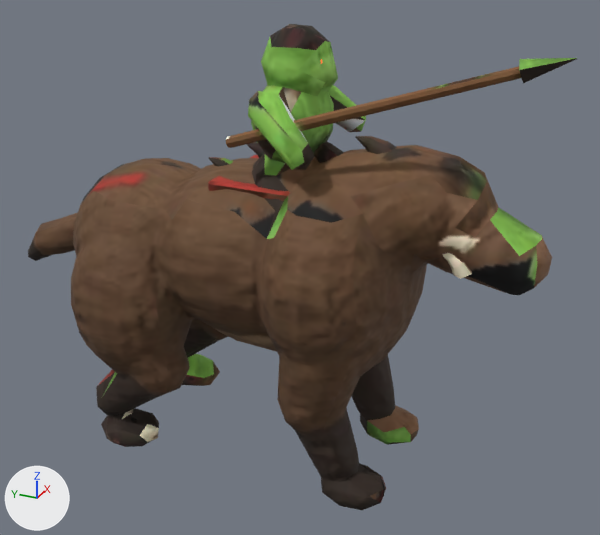
The glTF model assets/3d/monstres/boarrider.glb as it was, and as the next commit left it.
Camera for both pictures: a 50 mm lens placed at (-0.595, -0.284, 0.484), pointed at (0.012, -0.011, 0.18). The axes (+X, +Y, +Z) are drawn at lower left. The lights are the same throughout. The first picture is the older version. Vertices at exactly the same position are counted once.

In view in the first picture: 'chevaucheur_sanglier_peau'.
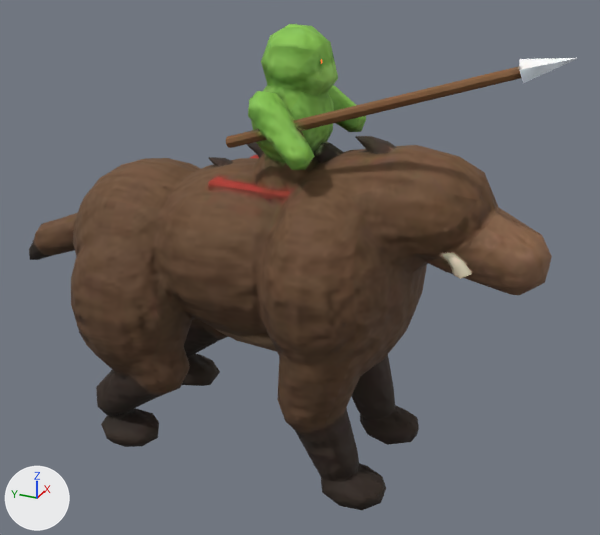
What changed in the scene script:
```text
Change me_chevaucheur_sanglier_peau:
    where me_chevaucheur_sanglier_peau.from_pydata(...)  # 1082 vertices, 2124 faces; spans x -0.1..0.1, y -0.226..0.285, z -0.001..0.389
    used by ob_chevaucheur_sanglier_peau; location = (0.0, 0.0, 0.0)
    me_chevaucheur_sanglier_peau part 1
    8 vertices are removed from x -0.026..0.035, y 0.0..0.021, z 0.299..0.331
    29 faces are deleted
    3 vertices move from x -0.033..0.003, y -0.037..0.005, z 0.286..0.302 to x -0.03..0.003, y -0.037..0.008, z 0.286..0.302
    8 vertices are added at x -0.027..0.036, y -0.006..0.021, z 0.299..0.331
    29 new faces join them
    me_chevaucheur_sanglier_peau part 2
    10 vertices are removed from x -0.025..0.008, y -0.222..-0.176, z 0.213..0.263
    31 faces are deleted
    1 vertex moves from x 0.011, y -0.211, z 0.245 to x 0.009, y -0.212, z 0.246
    9 vertices are added at x -0.025..0.009, y -0.222..-0.175, z 0.214..0.263
    29 new faces join them
    me_chevaucheur_sanglier_peau part 3: 738 kept faces spanning x -0.08..0.083, y -0.226..0.265, z 0.001..0.389 get new texture (UV) coordinates
```

What differs and where, as boxes (x1, y1, x2, y2) in the pictures (600 x 535 px; the box of a moved part takes in the faces that stretch with it):
'chevaucheur_sanglier_peau', reshaped
    before: (28, 24, 577, 510)
    after: (29, 24, 577, 510)
part 1 of me_chevaucheur_sanglier_peau, moved or reshaped (mostly hidden)
    both: (251, 86, 335, 176)
part 2 of me_chevaucheur_sanglier_peau, moved or reshaped
    both: (459, 183, 552, 295)
part 3 of me_chevaucheur_sanglier_peau, surface changed
    both: (37, 24, 577, 502)
